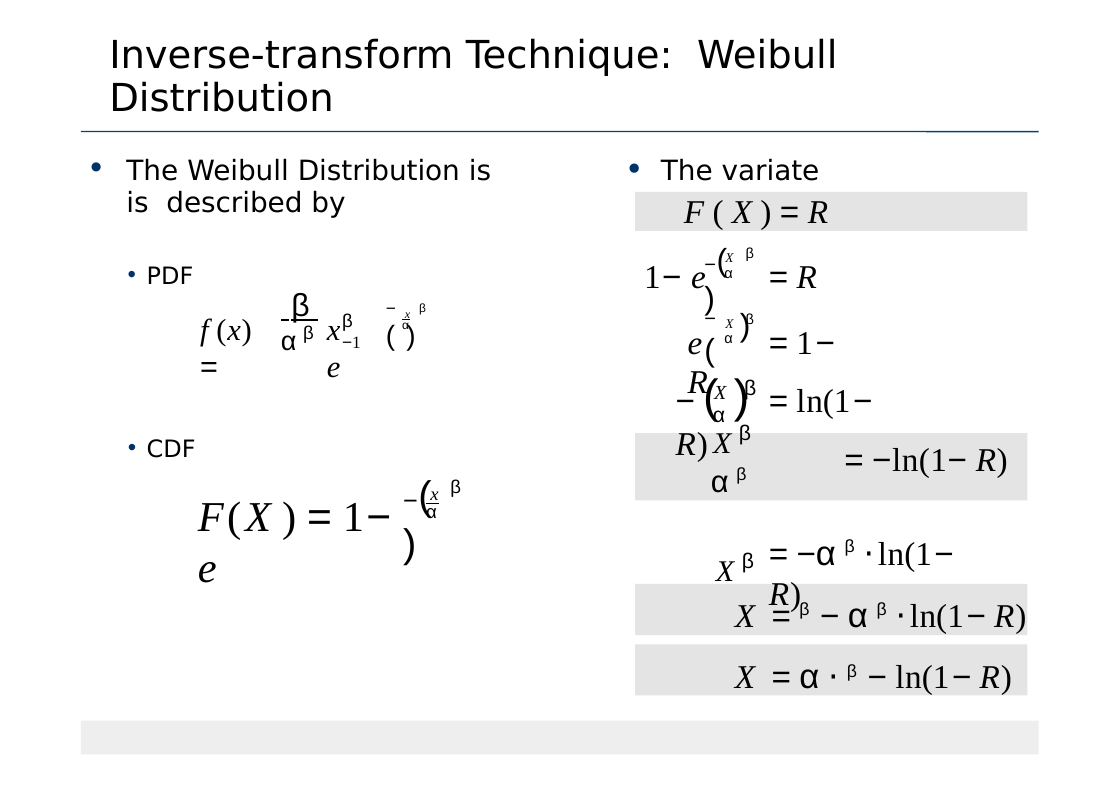
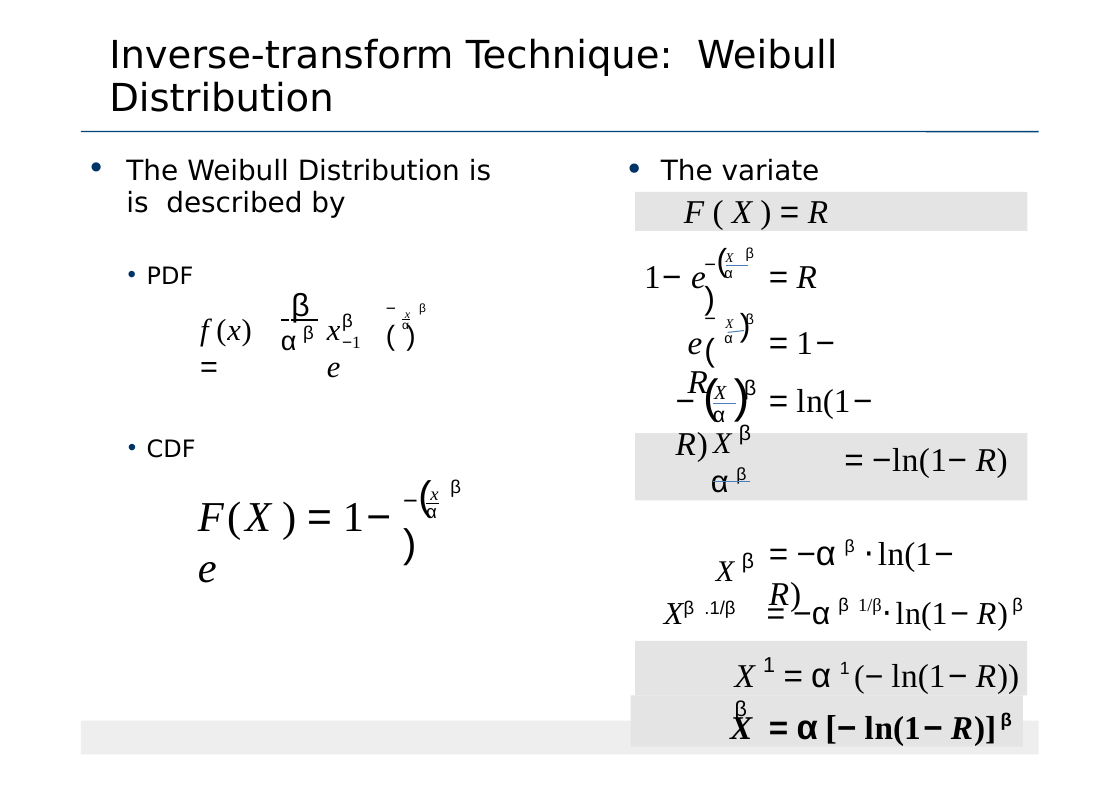
Before and after one commit to Sourabhsk870/6TH-SEM-NOTES, a slide deck: slide 16 of 18CS645/MODULE 3/Random Number-Variate generation-correct.pptx. Drawn at 1120x791 pixels with LibreOffice and Linux fonts; fonts in the diff are those of the drawing. Boxes give left, top, right and bottom in pixels: in the first picture for what was removed or moved away, otherwise in the second. Text is boxed around its words. In the diff, an @@ line names an element or a change of style, - is before the commit and + after.

```diff
--- a/18CS645/MODULE 3/Random Number-Variate generation-correct.pptx
+++ b/18CS645/MODULE 3/Random Number-Variate generation-correct.pptx
@@ line added from (726, 265) to (748, 265), #4B7EBC 0.75 pt @@
@@ line added from (728, 332) to (744, 331), #4B7EBC 0.75 pt @@
@@ line added from (713, 404) to (737, 404), #4B7EBC 0.75 pt @@
@@ line added from (713, 482) to (750, 482), #4B7EBC 0.75 pt @@
@@ text added at bbox=[793, 597, 1023, 630], 24 pt, text #000000 @@
+Xβ .1/β = −α β 1/β⋅ln(1− R) β
@@ rectangle "X 1 = α 1 ...": place and size @@
-rectangle "X 1 = α 1 ..." at bbox=[635, 584, 1028, 636]
+rectangle "X 1 = α 1 ..." at bbox=[635, 642, 1028, 697]
@@ text in rectangle at bbox=[735, 657, 1019, 721]: text changed @@
-X = β − α β ⋅ln(1− R)
+X 1 = α 1 (− ln(1− R)) β
@@ rectangle "X = α [− ln(1− ...": place and size @@
-rectangle "X = α [− ln(1− ..." at bbox=[635, 645, 1028, 697]
+rectangle "X = α [− ln(1− ..." at bbox=[631, 697, 1024, 748]
@@ text in rectangle at bbox=[730, 711, 1012, 746]: text changed; bold on @@
-X = α ⋅ β − ln(1− R)
+X = α [− ln(1− R)] β
```
Also in this commit, not shown: 13 other slides changed, 1 slide added, 3 slides removed.
